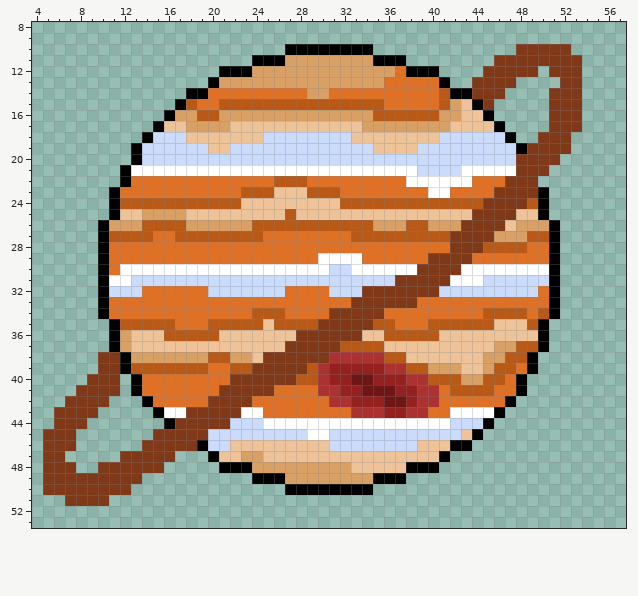
Pixel-art file -- Assets/Sprite-0003.aseprite. This is how it looked before the edit.
62x62 pixels, 1 frame. Shown: x 4..57, y 8..53.
New version:
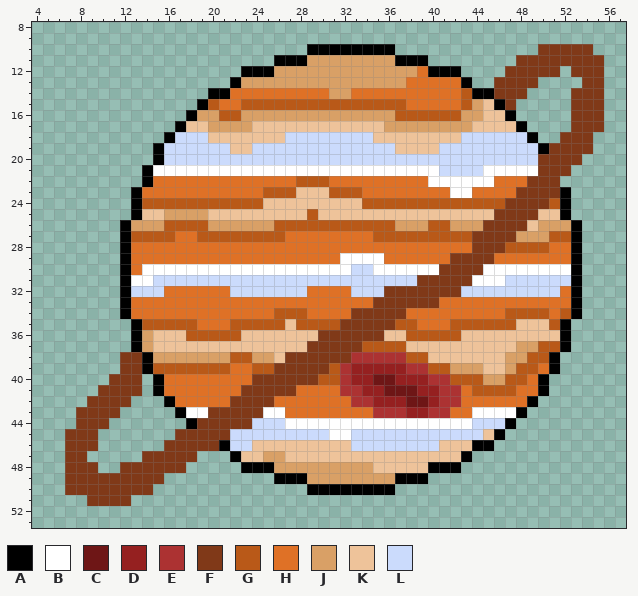
Palette (. is transparent): A #000000  B #ffffff  C #6e1616  D #952020  E #ac3232  F #803918  G #b95918  H #df7126  J #d9a066  K #eec39a  L #cbdbfc
The exact change:
Changed rows in their new state; - is an unchanged pixel.
first column x 5:
10 ----------------------..------AA-----------..---FF-
11 -------------------..-AA------JJ-AA------..------FF
12 ----------------..-AA-----------JJH-AA--..---F-.-FF
13 ---------------..A-------------JJ---HHA..--FF--..FF
14 -------------..AA-------HHJJ--------HHGAA-FF--..-FF
15 ------------..AGHH-------------GG---HHGJKAF---..-FF
16 -----------..AJJGG------------JJ----GGJJKKA---..-FF
17 ----------..AKK--JJ----------KK------JJ--KKA--..-FF
18 ---------..A-LL-----KK------LL------KK----LLA..-FF-
19 --------..A----LLKK-----------LL--KK-------LLA--FF-
20 --------..A--------------------------------LL--FF--
21 -------..A------------------------BB--LL---BB-FF---
22 -------..A-----------HH-GG-------HH----BB-HH-FF----
23 ------..A---------HH-GG-KK-GG------HHBB--HH--FFA---
24 ------..A---------GG-------KK-----------GG--FFGA---
25 ------..AKK--JJ-------K-G--------------KK--FFKKA---
26 -----..A-JJ--GG----JJ---------GG-JJGG-JJ--FFK-JJA--
27 -----..A--GGHH------GG------HH-------GG--FF-JJGGA--
28 -----..A-----------------------------HH-FF--GGHHA--
29 -----..A-----------------HH--BB----HH--FF-----HHA--
30 -----..AH-----------------BBLL----BB--FF------BBA--
31 -----..ABB----------------------LL---FF-BB----LLA--
32 -----..A-LL----HH-----LL--HH-LL-----FF-------LLHA--
33 -----..A--------------------HH----FF----------HHA--
34 -----..A-----------HH-GG--HH---FF-------HH--G-HGA--
35 ------..A---GG-HH---G-K--GG---FFGG-HH----GG-KKGA---
36 ------..AJ-KK---GG-----KK----FFKK---GG-------KKA---
37 ------..AJ------------KK---FF--GG--------KKJJGGA---
38 -----..FFA-----JJGGJJK----FF---EEGG-----KKJJGGA----
39 -----..FFA-----GGHHGG---FFGE---DDEEGG-JJKKJGGHA----
40 ----..-FF.A------HH----FFGGEDDCC-DDEE-GGJJGGHA-----
41 ---..--FF.A-----HH---FF--HHEEDD-CCDDEEH--GGHHA-----
42 --..--FF-..A---HH--FF-----HHEE-DDCCDEE----HHA------
43 -..--FF---..ABB---FFBB------HH-EEDDEEHH--BBA-------
44 -..-FF-----..A---FF-LL---------------BB-LLA--------
45 ..-FF-----..---FF-------LLBB----------LLKA---------
46 ..-FF----..---FFALL-------KK------LL-KKAA----------
47 ..FF---..---FF-..AKKJJ--------------KKA------------
48 ..-FF..----FF---..-AA-------JJ---KK-AA-------------
49 ..-------FF--------..-AA------JJ-AA----------------
50 ..------FF------------..------AA-------------------
51 --..--FF-------------------------------------------
Where, in picture pixels (left, top, right, bottom), the same in both pictures:
changed: (43, 44, 604, 506)
